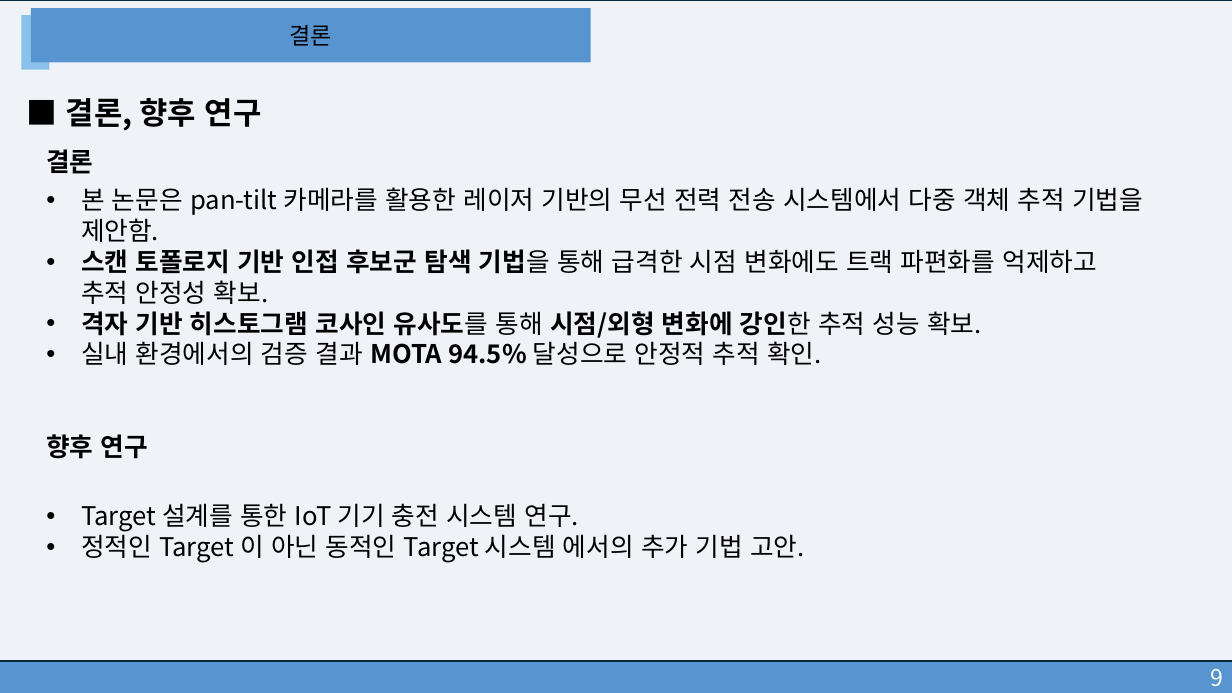
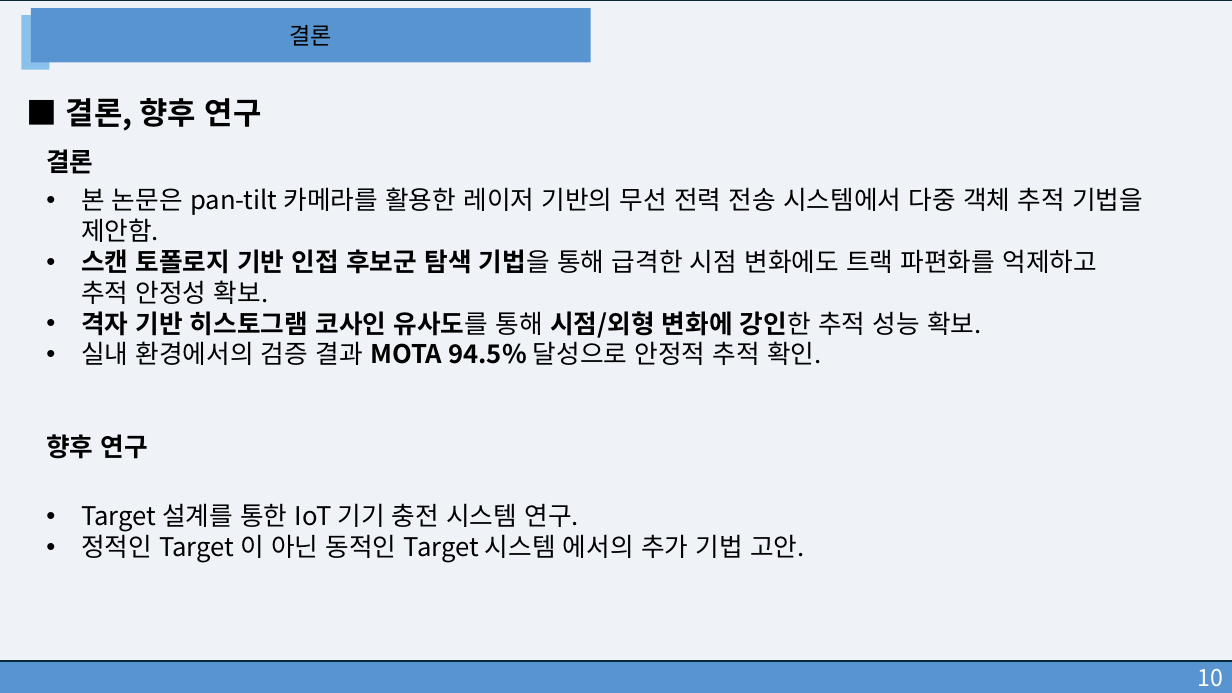
Before and after one commit to leontnhaps/DLC_system_model, a slide deck: slide 12 of Docs/광무선 전력 전송을 위한 Pan-Tilt 카메라 스캔 시스템에서 다중 객체 추적기법.pptx (slide 11 before the commit). Drawn at 1232x693 pixels with LibreOffice and Linux fonts; fonts in the diff are those of the drawing. Boxes give left, top, right and bottom in pixels: in the first picture for what was removed or moved away, otherwise in the second. Text is boxed around its words. In the diff, an @@ line names an element or a change of style, - is before the commit and + after.

```diff
--- a/Docs/광무선 전력 전송을 위한 Pan-Tilt 카메라 스캔 시스템에서 다중 객체 추적기법.pptx
+++ b/Docs/광무선 전력 전송을 위한 Pan-Tilt 카메라 스캔 시스템에서 다중 객체 추적기법.pptx
@@ text in rectangle at [1197,669,1223,687]: text changed @@
-9
+10
```
Also in this commit, not shown: 2 other slides changed, 1 slide added, 3 other files.
